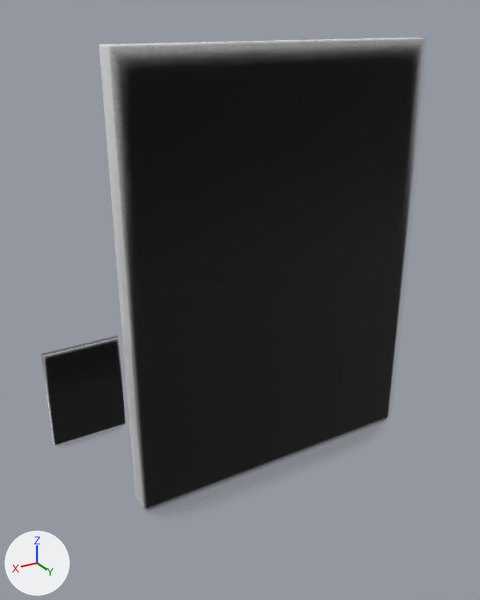
A saved change to the glTF model kris.glb.
One viewpoint serves both versions: a camera (50 mm lens) standing at (8.26, 11.78, 6.3) and looking at (0.89, -0.5, 0.16). The lights are fixed; the arrows at lower left show +X, +Y and +Z. Where no turn or scale is listed for an object, it has been applied to the vertices. Vertices at the same position are counted once.

Names of what the first picture shows: 'Canvas', 'Obj_Canvas', 'Plane003', 'Plane004'.
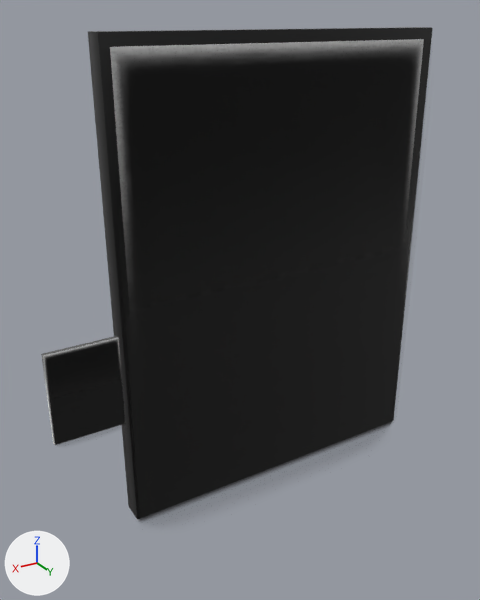
Boxes [x1, y1, x2, y2] around the edits, measured in the pictures (480 x 600 px):
'Plane003', mesh rescaled, moved
    before: [126, 149, 414, 510]
    after: [117, 151, 419, 521]
'frame', added (black)
    after: [88, 27, 433, 519]

The change in detail:
Material 'adskMatframe' (mat_adskmatframe) is new.
Its base color is (0.0, 0.0, 0.0) (black #000000).
Its roughness is 0.32.
me_plane003 has 9 vertices, 8 faces and spans x -3.95..3.95, y 0.0, z -5.83..5.83.
me_plane003 is used by ob_plane003; location (0.0, 0.0, 0.0).
me_plane003 part 1: the whole mesh is scaled about its middle by (1.05, 1.02, 1.02).
Mesh me_frame is new.
It has 64 vertices, 124 faces and spans x -4.0..4.0, y -0.58..0.05, z -5.31..5.28.
It uses material mat_adskmatframe (black #000000).
Object 'Plane003' (ob_plane003) moves from (0.0, 0.0, 0.0) to (0.0, 0.0, -0.17).
Object 'frame' (ob_frame) is new; it shows me_frame.
Its location is (-0.01, -0.05, 0.75).
